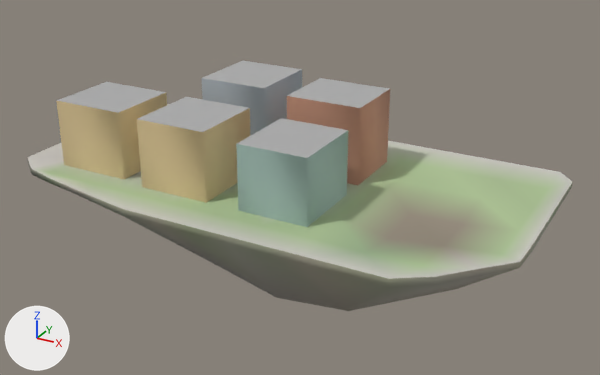
Renders of the glTF model godot_project/remake/sky/islands/SKY-056.lod1.glb from each side of a commit.
Rendered twice from a camera (50 mm lens) standing at (90.1, -160.7, 77.6) and looking at (1.2, 0.9, -3.3). Every picture has the same lights, and +X, +Y and +Z are marked at lower left. The first picture is the older version. Vertices at exactly the same position are counted once.

Objects in the first picture: 'buildings', 'deck', 'rock'.
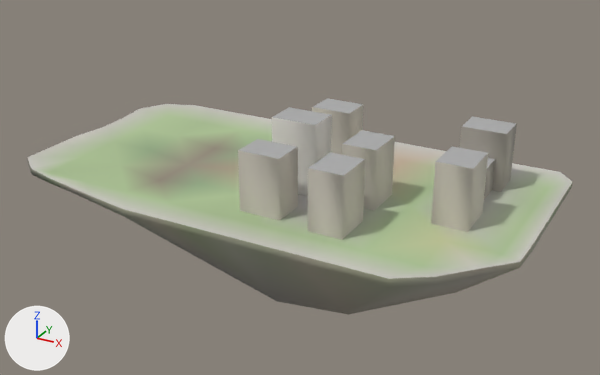
Edits to the bpy script that builds the scene:
```text
Change me_deck:
    used by ob_deck; location = (0.0, 0.0, 0.0)
    remove me_deck.from_pydata(...)  # 89 vertices, 136 faces; spans x -64.8..59.4, y -34.6..33.0, z -2.4..0.0
    add me_deck.from_pydata(...)  # 89 vertices, 136 faces; spans x -64.8..59.4, y -34.6..33.0, z -1.8..0.0
    me_deck part 1: 40 faces centred in x -60.8..48.3, y -32.1..29.0, z -0.1..0.0 are repainted in the vertex colours; the middle colour goes from beige #c1c1a1 to greyish green #b0c197
    me_deck part 2: 24 faces centred in x 11.2..51.2, y -29.6..17.0, z -1.9..0.0 are repainted in the vertex colours; the middle colour goes from greyish green #98b089 to beige #c2c499
    me_deck part 3: 11 faces centred in x -48.8..51.2, y -23.0..17.0, z -0.7..0.0 are repainted in the vertex colours; the middle colour goes from beige #c1c39b to greyish green #b1c094
    edits to the shape of me_deck do not show in these pictures
Change me_buildings:
    used by ob_buildings; location = (0.0, 0.0, 0.0)
    remove me_buildings.from_pydata(...)  # 40 vertices, 50 faces; spans x -52.9..16.1, y -23.1..21.4, z -0.5..19.6
    add me_buildings.from_pydata(...)  # 64 vertices, 80 faces; spans x -0.6..46.3, y -24.6..22.3, z -0.5..17.3
    me_buildings part 4: the loose piece of 8 vertices spanning x -0.9..16.1, y -23.1..-4.1, z -0.5..15.6 is scaled about its middle by (0.647, 0.421, 1.11), then moved by (-2.6, 8.6, 0.9)
    me_buildings part 5: the loose piece of 8 vertices spanning x -2.9..16.1, y 1.9..18.9, z -0.5..18.9 is scaled about its middle by (0.526, 0.471, 0.753), then moved by (-2.1, 3.9, -2.4)
    me_buildings part 6: the loose piece of 8 vertices spanning x -27.4..-9.4, y -23.1..-4.1, z -0.5..16.6 is scaled about its middle by (0.444, 0.526, 0.851), then moved by (39.5, -6.1, -1.3)
    me_buildings part 7: the loose piece of 8 vertices spanning x -27.4..-9.4, y 2.4..21.4, z -0.5..19.6 is scaled about its middle by (0.444, 0.526, 0.725), then moved by (39.5, -15.9, -2.8)
    me_buildings part 8: the loose piece of 8 vertices spanning x -52.9..-33.9, y -21.6..-3.6, z -0.5..16.6 is scaled about its middle by (0.553, 0.444, 0.851), then moved by (84.5, 30.9, -1.3)
    me_buildings part 9: the loose piece of 8 vertices spanning x -2.9..16.1, y 1.9..18.9, z -0.5..18.9 is copied, and the copy is scaled about its middle by (0.5, 0.471, 0.423), then moved by (33.0, -0.2, -5.6); it spans x 34.8..44.3, y 6.3..14.3, z -0.5..7.7
    me_buildings part 10: the loose piece of 8 vertices spanning x -0.9..16.1, y -23.1..-4.1, z -0.5..15.6 is copied, and the copy is scaled about its middle by (0.471, 0.526, 0.91), then moved by (34.6, 9.7, -0.7); it spans x 38.2..46.2, y -8.9..1.1, z -0.5..14.1
    me_buildings part 11: the loose piece of 8 vertices spanning x -0.9..16.1, y -23.1..-4.1, z -0.5..15.6 is copied, and the copy is scaled about its middle by (0.588, 0.421, 0.91), then moved by (-3.1, -5.4, -0.7); it spans x -0.6..9.4, y -23.0..-15.0, z -0.5..14.1
```

Boxes (x1, y1, x2, y2) around the edits, measured in the pictures (600 x 375 px; the box of a moved part takes in the faces that stretch with it):
'buildings', reshaped (16% narrower, 14% shorter): before (56, 61, 390, 227); after (238, 98, 517, 240)
part 1 of me_deck, recoloured: (57, 104, 540, 266) in both
part 2 of me_deck, recoloured: (268, 161, 520, 266) in both
part 3 of me_deck, recoloured: before (74, 161, 536, 235); after (74, 116, 536, 235)
part 4 of me_buildings, moved or reshaped: before (236, 118, 348, 227); after (272, 107, 332, 196)
part 5 of me_buildings, moved or reshaped: before (287, 78, 390, 185); after (312, 98, 363, 155)
part 6 of me_buildings, moved or reshaped: before (137, 97, 250, 203); after (308, 152, 365, 240)
part 7 of me_buildings, moved or reshaped: before (202, 61, 302, 136); after (342, 130, 395, 211)
part 8 of me_buildings, moved or reshaped: before (56, 82, 167, 180); after (460, 117, 517, 192)
part 9 of me_buildings, added: after (484, 158, 495, 200)
part 10 of me_buildings, added: after (431, 146, 488, 232)
part 11 of me_buildings, added: after (238, 139, 298, 220)
